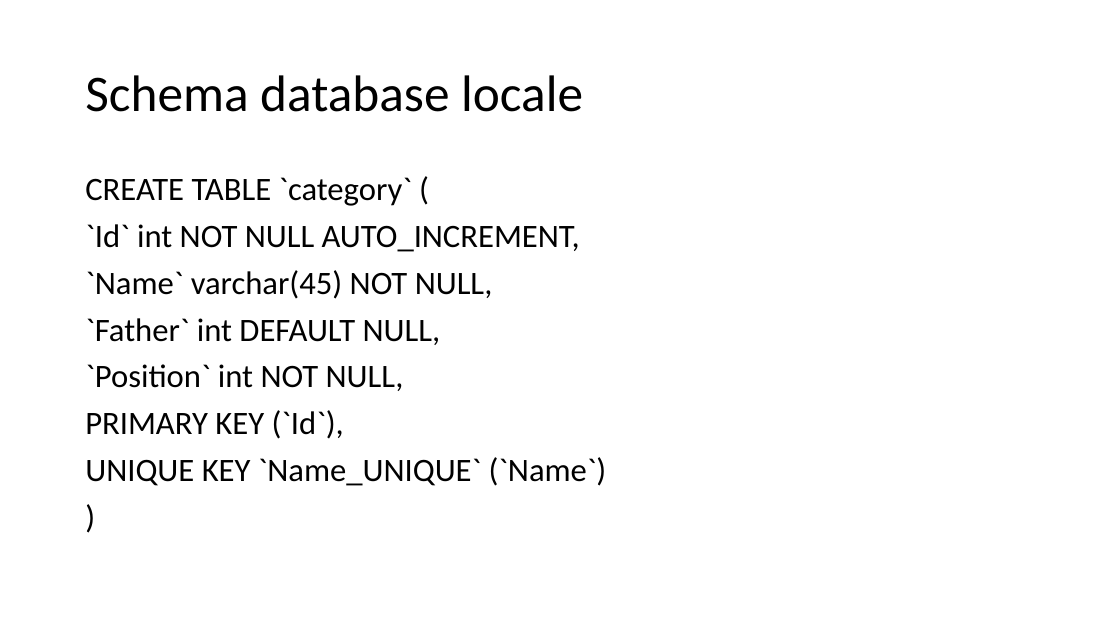
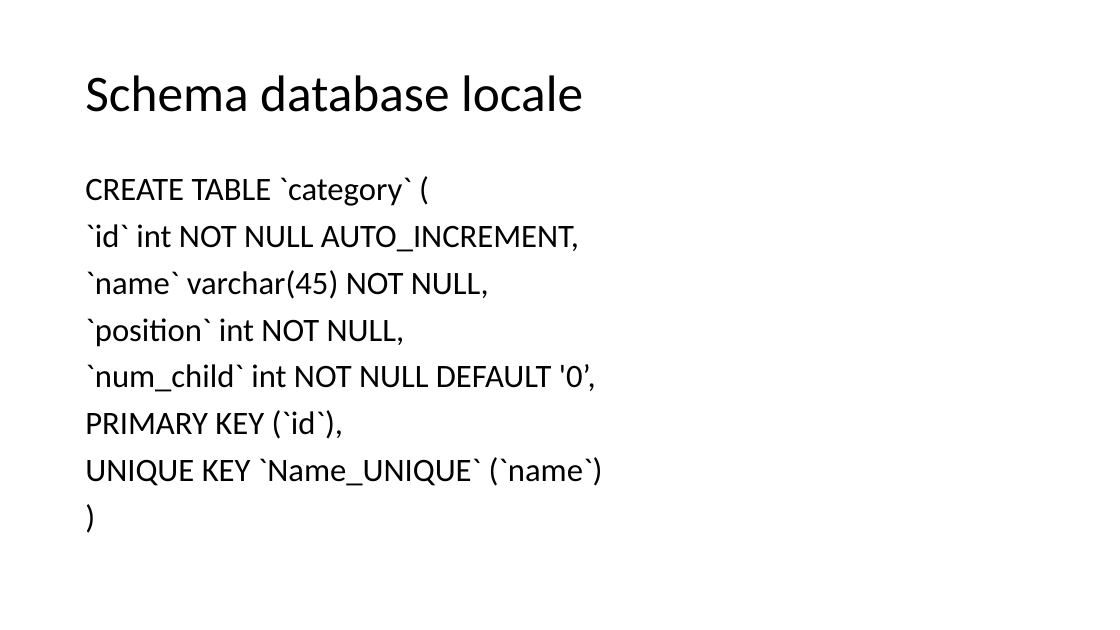
Before and after one commit to Trixyz28/TIW-ImgCatalog, a slide deck: slide 7 of Documents/TIWProject.pptx (slide 6 before the commit). Drawn at 1120x630 pixels with LibreOffice and Linux fonts; fonts in the diff are those of the drawing. Boxes give left, top, right and bottom in pixels: in the first picture for what was removed or moved away, otherwise in the second. Text is boxed around its words. In the diff, an @@ line names an element or a change of style, - is before the commit and + after.

```diff
--- a/Documents/TIWProject.pptx
+++ b/Documents/TIWProject.pptx
@@ text at (x1=85, y1=224, x2=603, y2=486): text changed @@
-`Id` int NOT NULL AUTO_INCREMENT,
-`Name` varchar(45) NOT NULL,
-`Father` int DEFAULT NULL,
-`Position` int NOT NULL,
-PRIMARY KEY (`Id`),
-UNIQUE KEY `Name_UNIQUE` (`Name`)
+`id` int NOT NULL AUTO_INCREMENT,
+`name` varchar(45) NOT NULL,
+`position` int NOT NULL,
+`num_child` int NOT NULL DEFAULT '0’,
+PRIMARY KEY (`id`),
+UNIQUE KEY `Name_UNIQUE` (`name`)
```
Also in this commit, not shown: 2 other slides changed, 9 slides added, 2 slides removed, 11 other files.
